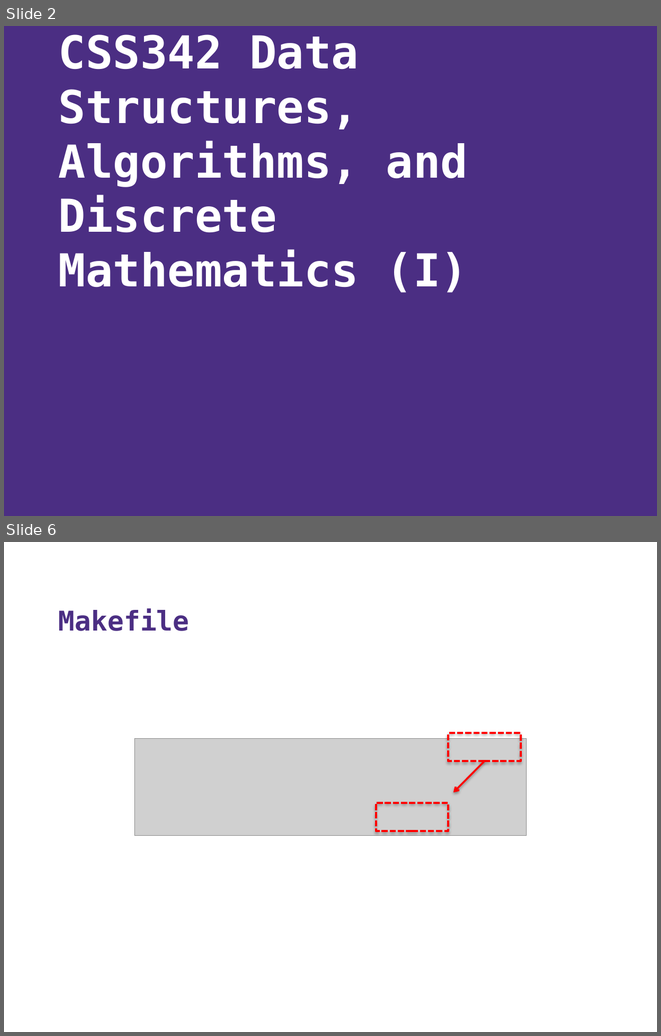
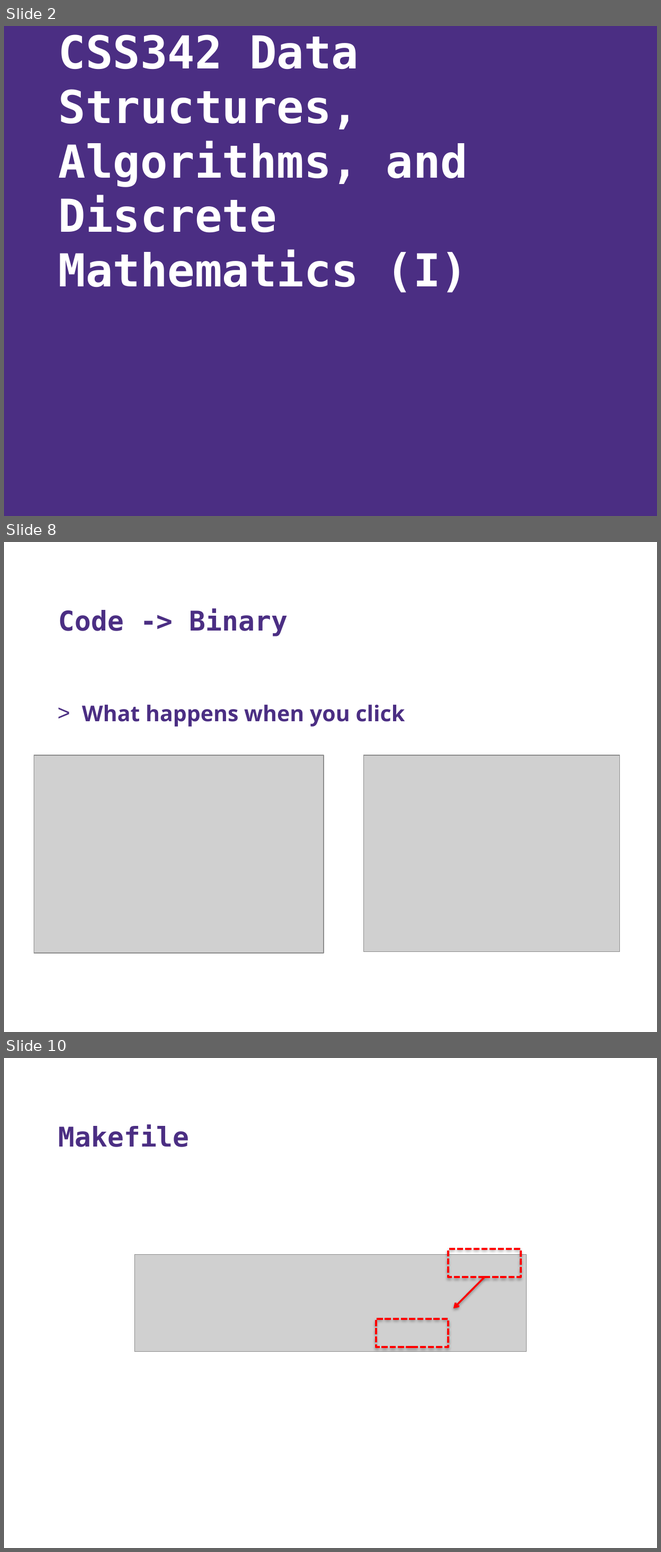
Before and after one commit to Andy-Boraphet/CSS342A-2022-Spring, a slide deck: week_04_OOP_ADT_LIST/week_04.pptx. Shown one above the other, each under a label of ours: slides 2 and 6 before the commit, slides 2, 8 and 10 after it; the slides between them are not shown. The pictures are 661x1036 and 661x1552 pixels, drawn with LibreOffice and Linux fonts; fonts in the diff are those of the drawing; grey boxes stand for pictures; background and template pictures are left out. Boxes give left, top, right and bottom in pixels: in the first picture for what was removed or moved away, otherwise in the second. Text is boxed around its words. In the diff, an @@ line names an element or a change of style, - is before the commit and + after.

```diff
--- a/week_04_OOP_ADT_LIST/week_04.pptx
+++ b/week_04_OOP_ADT_LIST/week_04.pptx
@@ slide 8 added at bbox=[4, 542, 657, 1032], background #FFFFFF @@
@@ title added at bbox=[59, 609, 288, 636], 30 pt, text #4B2E83, bold @@
+Code -> Binary
@@ text added at bbox=[82, 704, 405, 726], 24 pt, text #4B2E83, bold @@
+> What happens when you click
@@ picture added at bbox=[34, 755, 324, 953] @@
@@ picture added at bbox=[364, 755, 620, 951] @@
@@ what was slide 6 is now slide 10 @@
```
Also in this commit, not shown: 4 slides changed, 3 other slides added.
